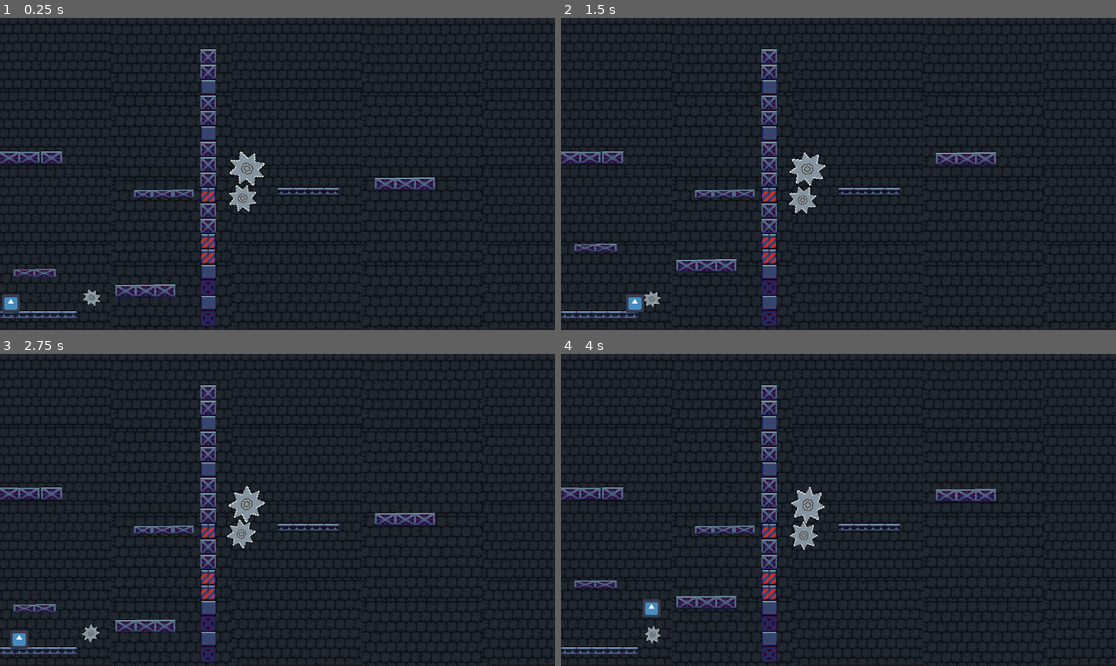
Above: before the commit, frames 1-4 (two rows, left to right).
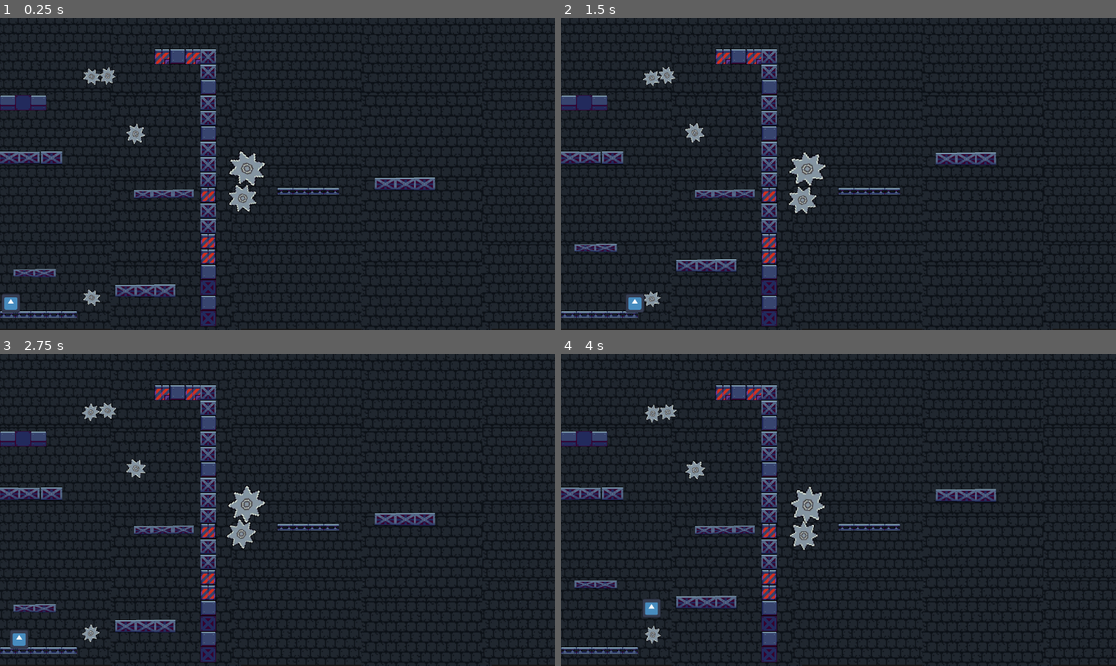
Above: after the commit, the same moments.

Repository: DecianDev365/Little-Locksmith-Game
Game: Godot game, scene res://main.tscn
Two runs of this game, one before a commit and one after it. Both use one fixed random seed, a clock stepped at 60 frames per second and the inputs below. The engine's default icon, where the game draws it, is replaced by a stand-in: a white triangle on a blue panel in a dark square.
Inputs:
- Up to frame 1 (0.25 s): no input
- Up to frame 2 (1.5 s): tap Enter (ui_accept) at 0.5, 0.77 s; hold Right (ui_right) from 0.53 s (still down)
- Up to frame 3 (2.75 s): tap Enter (ui_accept) at 1.52 s; release Right (ui_right) at 2.03 s; hold Left (ui_left) from 2.03 s (still down)
- Up to frame 4 (4 s): release Left (ui_left) at 2.78 s; hold Right (ui_right) from 2.78 s (still down); tap Enter (ui_accept) at 3.02, 3.77 s

The runs differ from the first frame. In frame 1, 1.1% of the frame differs, in the area x 0-37%, y 9-41%; in frame 2, 1.1%; in frame 3, 1.1%, in the area x 0-37%, y 9-40%; in frame 4, 1.1%.

Commit message:
Added obstacles

Diff:
--- a/a-lock's-little-locksmith/main.tscn
+++ b/a-lock's-little-locksmith/main.tscn
@@ -313,7 +313,6 @@
 [sub_resource type="TileSetAtlasSource" id="TileSetAtlasSource_6ff2c"]
 texture = ExtResource("31_am8a1")
 texture_region_size = Vector2i(32, 32)
-0:0/0 = 0
 1:0/0 = 0
 0:1/0 = 0
 1:1/0 = 0
@@ -337,10 +336,10 @@
 [sub_resource type="TileSetAtlasSource" id="TileSetAtlasSource_8lrju"]
 texture = ExtResource("34_smeu8")
 texture_region_size = Vector2i(32, 32)
-0:0/0 = 0
-1:0/0 = 0
-0:1/0 = 0
-1:1/0 = 0
+1:0/0 = 0
+0:1/0 = 0
+1:1/0 = 0
+0:0/0 = 0
 
 [sub_resource type="TileSetAtlasSource" id="TileSetAtlasSource_5kegx"]
 texture = ExtResource("35_f3y11")
@@ -827,6 +826,12 @@
 [sub_resource type="RectangleShape2D" id="RectangleShape2D_23xmf"]
 size = Vector2(128, 15.5)
 
+[sub_resource type="RectangleShape2D" id="RectangleShape2D_yysqy"]
+size = Vector2(94, 27)
+
+[sub_resource type="RectangleShape2D" id="RectangleShape2D_n5t1e"]
+size = Vector2(87, 25)
+
 [node name="Main" type="Node2D" unique_id=671246143]
 
 [node name="LockSmith" type="CharacterBody2D" parent="." unique_id=552044761]
@@ -996,6 +1001,44 @@
 [node name="CollisionShape2D" type="CollisionShape2D" parent="Rotating platform3" unique_id=59336888]
 shape = SubResource("CircleShape2D_pjuso")
 
+[node name="Rotating platform4" type="AnimatableBody2D" parent="." unique_id=151420114]
+position = Vector2(189, 123)
+script = ExtResource("4_1bvp3")
+
+[node name="Sprite2D" type="Sprite2D" parent="Rotating platform4" unique_id=2009858493]
+position = Vector2(1, 0)
+scale = Vector2(0.29500097, 0.2589643)
+texture = ExtResource("6_pjuso")
+
+[node name="CollisionShape2D" type="CollisionShape2D" parent="Rotating platform4" unique_id=34447077]
+shape = SubResource("CircleShape2D_pjuso")
+
+[node name="Rotating platform5" type="AnimatableBody2D" parent="." unique_id=1880023669]
+position = Vector2(222, 119)
+rotation = 1.2444198
+script = ExtResource("4_1bvp3")
+
+[node name="Sprite2D" type="Sprite2D" parent="Rotating platform5" unique_id=97994935]
+position = Vector2(1, 0)
+scale = Vector2(0.29500097, 0.2589643)
+texture = ExtResource("6_pjuso")
+
+[node name="CollisionShape2D" type="CollisionShape2D" parent="Rotating platform5" unique_id=302167743]
+shape = SubResource("CircleShape2D_pjuso")
+
+[node name="Rotating platform6" type="AnimatableBody2D" parent="." unique_id=1444663235]
+position = Vector2(280, 239)
+rotation = 1.2444198
+script = ExtResource("4_1bvp3")
+
+[node name="Sprite2D" type="Sprite2D" parent="Rotating platform6" unique_id=841318077]
+position = Vector2(1.7675781, 0.20333862)
+scale = Vector2(0.33155978, 0.30837274)
+texture = ExtResource("6_pjuso")
+
+[node name="CollisionShape2D" type="CollisionShape2D" parent="Rotating platform6" unique_id=1714492183]
+shape = SubResource("CircleShape2D_pjuso")
+
 [node name="Rotating platform2" type="AnimatableBody2D" parent="." unique_id=1639267174]
 position = Vector2(502, 376)
 script = ExtResource("4_1bvp3")
@@ -1011,7 +1054,7 @@
 
 [node name="GroundTiles" type="TileMapLayer" parent="." unique_id=657202417]
 z_index = -1
-tile_map_data = PackedByteArray("AAAKAP7/OAAAAAAAAAANAAIAIwA …(384 unchanged characters)… AAAAAAAANABEAAQAAAAAAAAANABMAAQAAAAAAAAA=")
+tile_map_data = PackedByteArray("AAAKAP7/OAAAAAAAAAANAAIAIwA …(384 unchanged characters)… AAAAAAAANABEAAQAAAAAAAAANABMAAQAAAAAAAAAAAAUABAAAAAAAAAACAAUABAAAAAAAAAABAAUAAgAAAAAAAAAKAAIAHgAAAAAAAAAMAAIAHgAAAAAAAAALAAIANgAAAAAAAAA=")
 tile_set = SubResource("TileSet_acld0")
 
 [node name="StaticBody2D" type="StaticBody2D" parent="GroundTiles" unique_id=1312482807]
@@ -1028,6 +1071,14 @@
 [node name="CollisionShape2D3" type="CollisionShape2D" parent="GroundTiles/StaticBody2D" unique_id=263032162]
 position = Vector2(640, 360.25)
 shape = SubResource("RectangleShape2D_23xmf")
+
+[node name="CollisionShape2D4" type="CollisionShape2D" parent="GroundTiles/StaticBody2D" unique_id=742056055]
+position = Vector2(47, 174.5)
+shape = SubResource("RectangleShape2D_yysqy")
+
+[node name="CollisionShape2D5" type="CollisionShape2D" parent="GroundTiles/StaticBody2D" unique_id=865109465]
+position = Vector2(371.5, 84.5)
+shape = SubResource("RectangleShape2D_n5t1e")
 
 [node name="wallpaper" type="Sprite2D" parent="." unique_id=98008653]
 z_index = -3
